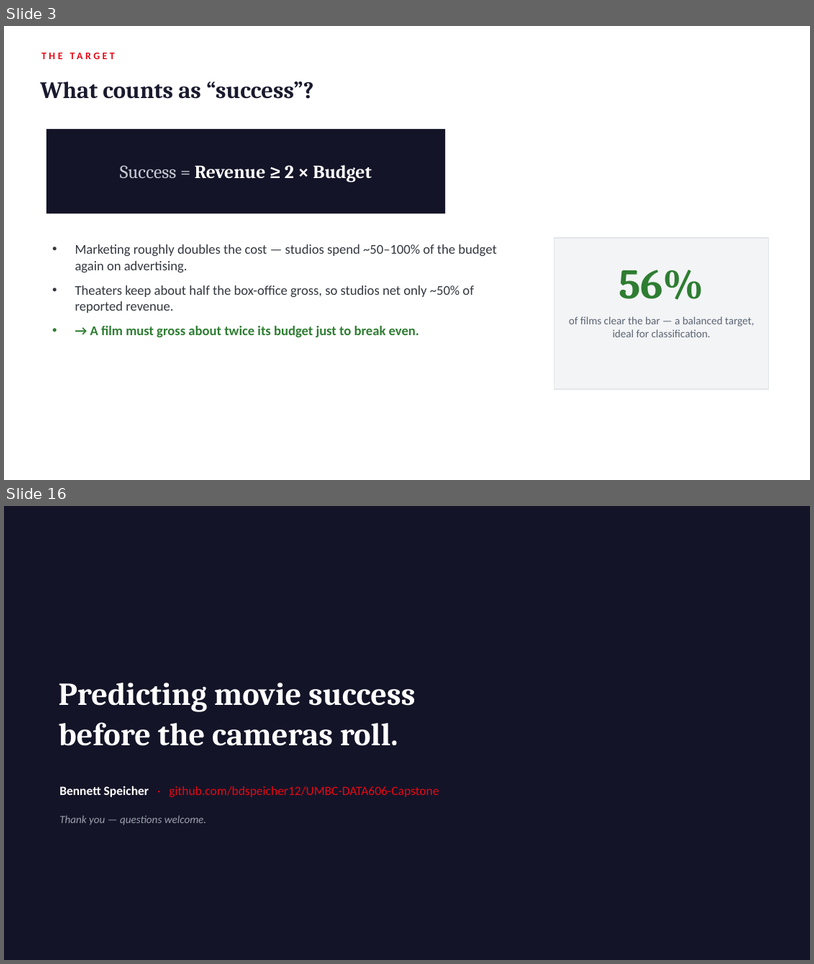
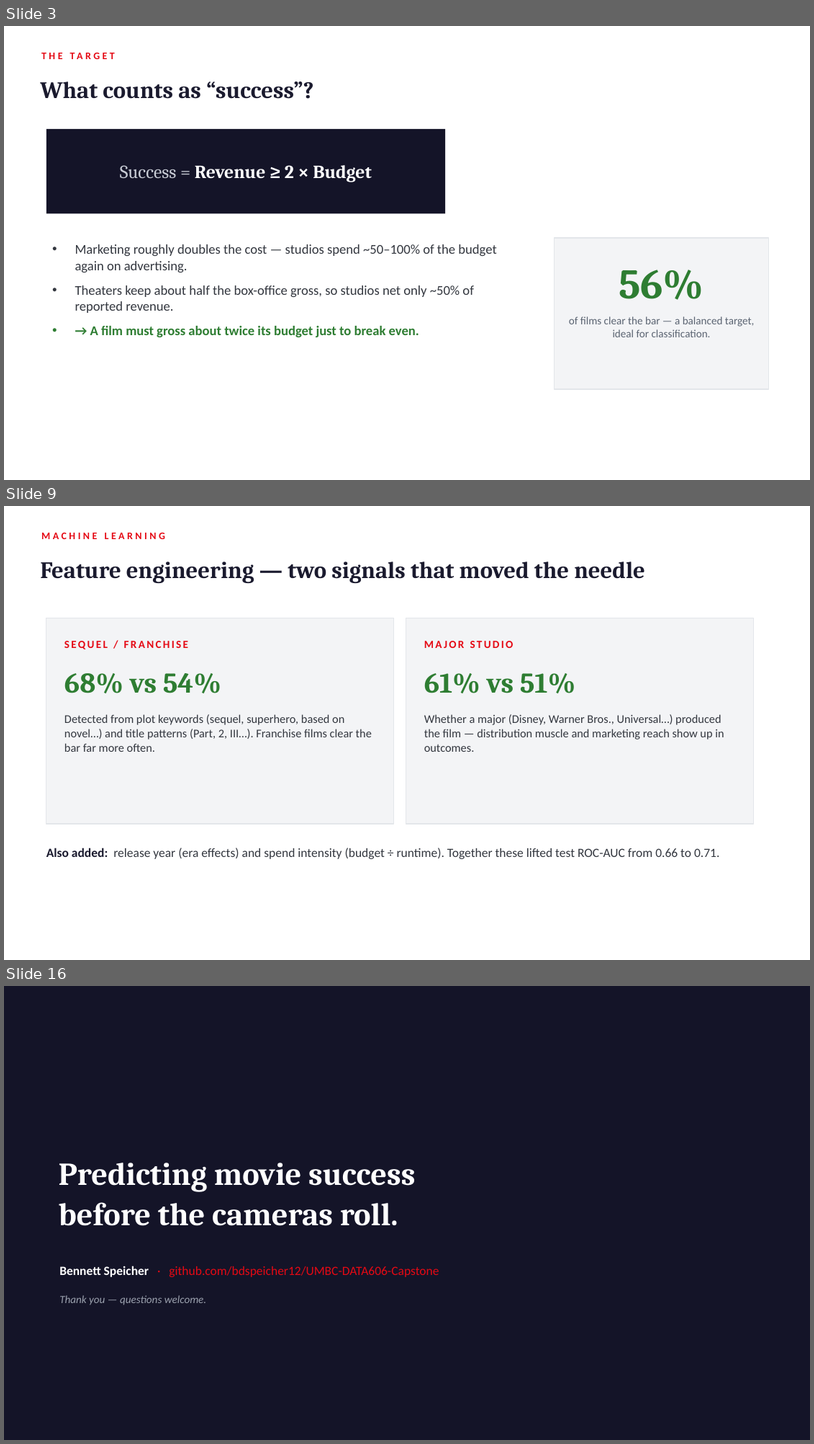
Before and after one commit to bdspeicher12/UMBC-DATA606-Capstone, a slide deck: docs/final_presentation.pptx. Shown one above the other, each under a label of ours: slides 3 and 16 before the commit, slides 3, 9 and 16 after it; the slides between them are not shown. The pictures are 814x964 and 814x1444 pixels, drawn with LibreOffice and Linux fonts; fonts in the diff are those of the drawing. Boxes give left, top, right and bottom in pixels: in the first picture for what was removed or moved away, otherwise in the second. Text is boxed around its words. In the diff, an @@ line names an element or a change of style, - is before the commit and + after.

```diff
--- a/docs/final_presentation.pptx
+++ b/docs/final_presentation.pptx
@@ slide 9 added at (x1=4, y1=506, x2=810, y2=960), background #FFFFFF @@
@@ text added at (x1=41, y1=533, x2=165, y2=539), 12 pt, text #E50914, bold @@
+MACHINE LEARNING
@@ text added at (x1=40, y1=561, x2=646, y2=583), 28 pt, text #1A1A2E, bold @@
+Feature engineering — two signals that moved the needle
@@ rectangle added at (x1=46, y1=618, x2=394, y2=824), fill #F3F4F6, outline #E3E6EA 1 pt @@
@@ rectangle added at (x1=406, y1=618, x2=754, y2=824), fill #F3F4F6, outline #E3E6EA 1 pt @@
@@ text added at (x1=64, y1=641, x2=188, y2=649), 13 pt, text #E50914, bold @@
+SEQUEL / FRANCHISE
@@ text added at (x1=424, y1=641, x2=514, y2=648), 13 pt, text #E50914, bold @@
+MAJOR STUDIO
@@ text added at (x1=64, y1=673, x2=221, y2=693), 34 pt, text #2E7D32, bold @@
+68% vs 54%
@@ text added at (x1=424, y1=673, x2=576, y2=693), 34 pt, text #2E7D32, bold @@
+61% vs 51%
@@ text added at (x1=64, y1=714, x2=372, y2=752), 14 pt, text #33373F @@
+Detected from plot keywords (sequel, superhero, based on novel…) and title patterns (Part, 2, III…). Franchise films clear the bar far more often.
@@ text added at (x1=424, y1=714, x2=724, y2=752), 14 pt, text #33373F @@
+Whether a major (Disney, Warner Bros., Universal…) produced the film — distribution muscle and marketing reach show up in outcomes.
@@ text added at (x1=46, y1=847, x2=720, y2=859), 15 pt, text #33373F @@
+Also added: release year (era effects) and spend intensity (budget ÷ runtime). Together these lifted test ROC-AUC from 0.66 to 0.71.
```
Also in this commit, not shown: 9 slides changed, 3 other slides added, 4 slides removed, 2 other files.
